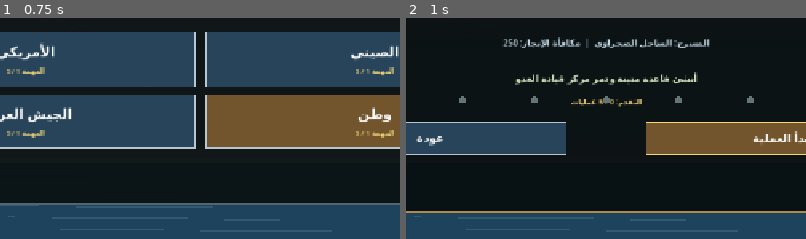
Above: before the commit, frames 1-2 (left to right).
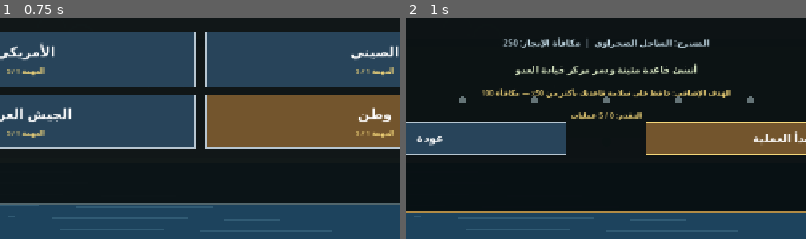
Above: after the commit, the same moments.

Repository: Jamalalbaroty/storm-generals-mobil
Game: Godot game, scene res://main.tscn
Two runs of this game, one before a commit and one after it. Both use one fixed random seed, a clock stepped at 60 frames per second and the inputs below.
Inputs (mouse positions are % of the whole screen's width and height, from its top left):
- Up to frame 1 (0.75 s): tap Enter at 0.5 s; move the mouse to (72, 44) at 0.52 s; click (72, 44) at 0.67 s
- Up to frame 2 (1 s): no input
The pictures show only the part of the screen within x 25-75%, y 40-90%; the shares and areas given below are measured in that part.

Frame 1 is identical in both runs. In frame 2, 3.3% of the frame differs, in the area x 19-82%, y 20-47%.

Commit message:
Add optional secondary objectives and campaign bonus rewards

Diff:
--- a/main.gd
+++ b/main.gd
@@ -3,11 +3,11 @@
 const FACTIONS := ["الأمريكي", "الصيني", "الجيش العربي", "وطن"]
 const MAP_TYPES := ["الساحل الصحراوي", "ساحل الغابات", "الساحل الجبلي", "المدينة الساحلية"]
 const CAMPAIGN_MISSIONS := [
-	{"name": "شرارة العاصفة", "map": "الساحل الصحراوي", "brief": "أنشئ قاعدة متينة ودمر مركز قيادة العدو", "reward": 250},
-	{"name": "خطوط الإمداد", "map": "ساحل الغابات", "brief": "سيطر على الموارد وامنع العدو من تثبيت مواقعه", "reward": 350},
-	{"name": "قبضة الجبال", "map": "الساحل الجبلي", "brief": "استخدم الدروع والمدفعية لفتح الطريق نحو القاعدة", "reward": 450},
-	{"name": "حصار الميناء", "map": "المدينة الساحلية", "brief": "نسق القوات البرية والجوية والبحرية لتدمير دفاعات العدو", "reward": 550},
-	{"name": "العاصفة الكبرى", "map": "الساحل الصحراوي", "brief": "المواجهة الحاسمة: دمر قاعدة العدو وأثبت سيادتك", "reward": 750}
+	{"name": "شرارة العاصفة", "map": "الساحل الصحراوي", "brief": "أنشئ قاعدة متينة ودمر مركز قيادة العدو", "reward": 250, "secondary": "حافظ على سلامة قاعدتك بأكثر من 50٪", "bonus": 100},
+	{"name": "خطوط الإمداد", "map": "ساحل الغابات", "brief": "سيطر على الموارد وامنع العدو من تثبيت مواقعه", "reward": 350, "secondary": "سيطر على نقطتي إمداد على الأقل", "bonus": 150},
+	{"name": "قبضة الجبال", "map": "الساحل الجبلي", "brief": "استخدم الدروع والمدفعية لفتح الطريق نحو القاعدة", "reward": 450, "secondary": "أنشئ أربع منشآت مكتملة على الأقل", "bonus": 175},
+	{"name": "حصار الميناء", "map": "المدينة الساحلية", "brief": "نسق القوات البرية والجوية والبحرية لتدمير دفاعات العدو", "reward": 550, "secondary": "امتلك وحدة جوية ووحدة بحرية حية على الأقل", "bonus": 200},
+	{"name": "العاصفة الكبرى", "map": "الساحل الصحراوي", "brief": "المواجهة الحاسمة: دمر قاعدة العدو وأثبت سيادتك", "reward": 750, "secondary": "أنه المعركة مع بقاء 60٪ من صحة قاعدتك", "bonus": 300}
 ]
 const COMMAND_TAB_LABELS := ["البرية", "الجوية", "الاستراتيجية", "البحرية"]
 const COMMAND_ACTIONS := [
@@ -720,6 +720,38 @@
 		push_warning("Could not save commander profile: %s" % error_string(save_error))
 
 
+func _campaign_secondary_objective_met() -> bool:
+	match campaign_mission_index:
+		0:
+			return player_base_hp >= 500
+		1:
+			var controlled_points := 0
+			for point in supply_points:
+				if String(point.get("owner", "")) == "player":
+					controlled_points += 1
+			return controlled_points >= 2
+		2:
+			var completed_buildings := 0
+			for building in buildings:
+				if int(building.get("hp", 0)) > 0 and float(building.get("build_progress", 1.0)) >= 1.0:
+					completed_buildings += 1
+			return completed_buildings >= 4
+		3:
+			var has_air := false
+			var has_naval := false
+			for unit in units:
+				if String(unit.get("team", "")) != "player" or int(unit.get("hp", 0)) <= 0:
+					continue
+				if String(unit.get("kind", "")) in ["fighter", "helicopter"]:
+					has_air = true
+				if _is_naval_kind(String(unit.get("kind", ""))):
+					has_naval = true
+			return has_air and has_naval
+		4:
+			return player_base_hp >= 600
+	return false
+
+
 func _record_battle_result() -> void:
 	if battle_result == "" or commander_profile_saved_result == battle_result:
 		return
@@ -734,8 +766,13 @@
 				progress[faction] = current_progress + 1
 				commander_profile["campaign_progress"] = progress
 				var completed_mission: Dictionary = CAMPAIGN_MISSIONS[campaign_mission_index]
-				commander_profile["campaign_funds"] = int(commander_profile.get("campaign_funds", 0)) + int(completed_mission.reward)
-				notice = "تم فتح المهمة التالية ومكافأة %d رصيد" % int(completed_mission.reward)
+				var total_reward := int(completed_mission.reward)
+				if _campaign_secondary_objective_met():
+					total_reward += int(completed_mission.get("bonus", 0))
+					notice = "إنجاز ثانوي مكتمل! مكافأة إضافية — إجمالي المكافأة %d" % total_reward
+				else:
+					notice = "تم فتح المهمة التالية ومكافأة %d رصيد" % total_reward
+				commander_profile["campaign_funds"] = int(commander_profile.get("campaign_funds", 0)) + total_reward
 				notice_time = 4.0
 	else:
 		commander_profile["defeats"] = int(commander_profile.get("defeats", 0)) + 1
@@ -1934,8 +1971,9 @@
 	else:
 		draw_string(ThemeDB.fallback_font, Vector2(size.x * 0.12, size.y * 0.39), "العملية %d من %d: %s" % [completed + 1, CAMPAIGN_MISSIONS.size(), String(mission.name)], HORIZONTAL_ALIGNMENT_CENTER, size.x * 0.76, 19, Color.WHITE)
 		draw_string(ThemeDB.fallback_font, Vector2(size.x * 0.12, size.y * 0.47), "المسرح: %s  |  مكافأة الإنجاز: %d" % [String(mission.map), int(mission.reward)], HORIZONTAL_ALIGNMENT_CENTER, size.x * 0.76, 14, Color("#c4dce8"))
-		draw_string(ThemeDB.fallback_font, Vector2(size.x * 0.12, size.y * 0.55), String(mission.brief), HORIZONTAL_ALIGNMENT_CENTER, size.x * 0.76, 15, Color("#d8e6c2"))
-		draw_string(ThemeDB.fallback_font, Vector2(size.x * 0.12, size.y * 0.60), "التقدم: %d / %d عمليات" % [completed, CAMPAIGN_MISSIONS.size()], HORIZONTAL_ALIGNMENT_CENTER, size.x * 0.76, 12, Color("#f4d77a"))
+		draw_string(ThemeDB.fallback_font, Vector2(size.x * 0.12, size.y * 0.53), String(mission.brief), HORIZONTAL_ALIGNMENT_CENTER, size.x * 0.76, 15, Color("#d8e6c2"))
+		draw_string(ThemeDB.fallback_font, Vector2(size.x * 0.12, size.y * 0.58), "الهدف الإضافي: %s — مكافأة %d" % [String(mission.get("secondary", "")), int(mission.get("bonus", 0))], HORIZONTAL_ALIGNMENT_CENTER, size.x * 0.76, 12, Color("#f4d77a"))
+		draw_string(ThemeDB.fallback_font, Vector2(size.x * 0.12, size.y * 0.63), "التقدم: %d / %d عمليات" % [completed, CAMPAIGN_MISSIONS.size()], HORIZONTAL_ALIGNMENT_CENTER, size.x * 0.76, 12, Color("#f4d77a"))
 	for i in CAMPAIGN_MISSIONS.size():
 		var dot_x := size.x * 0.32 + float(i) * size.x * 0.09
 		draw_circle(Vector2(dot_x, size.y * 0.59), 5.0, Color("#a8e6b0") if i < completed else Color("#657477"))
